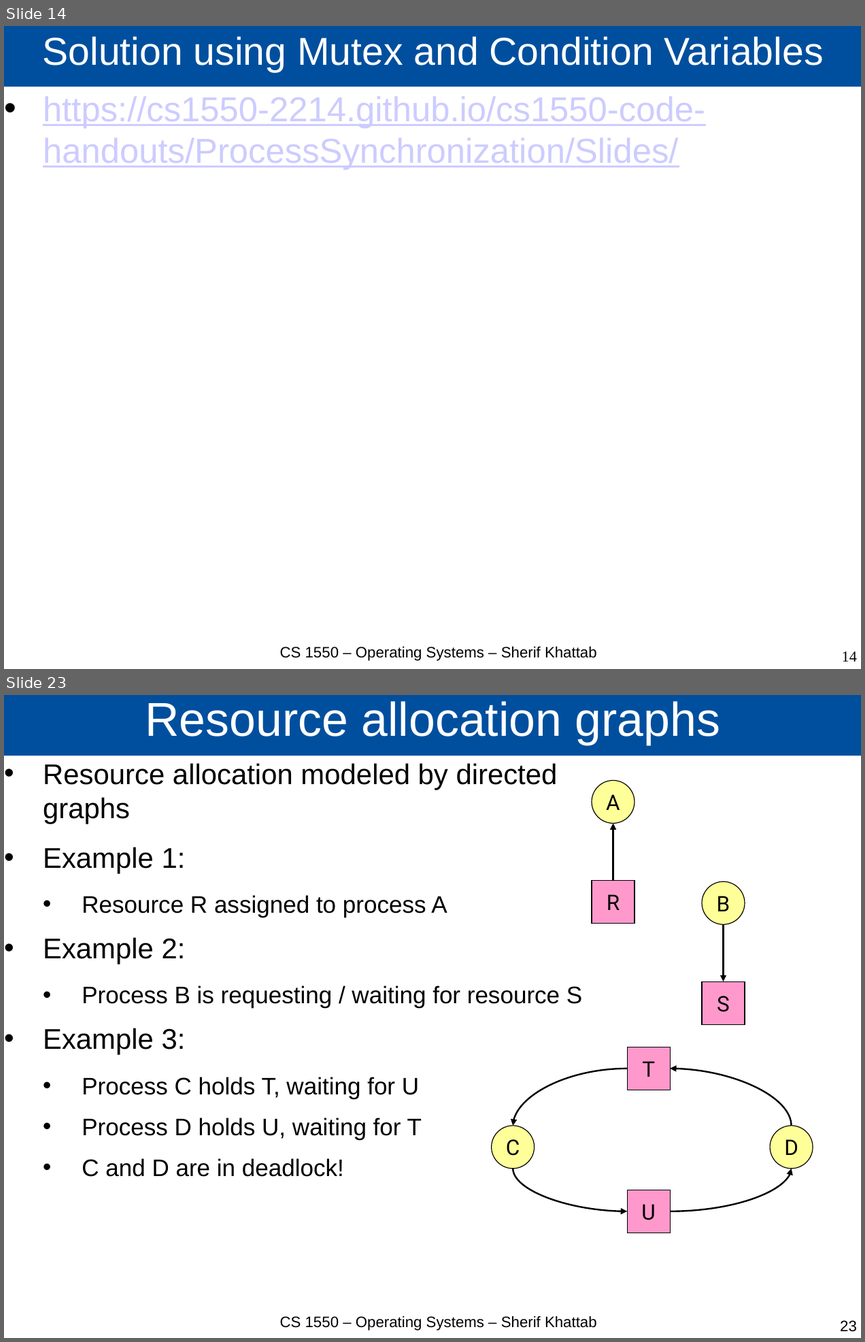
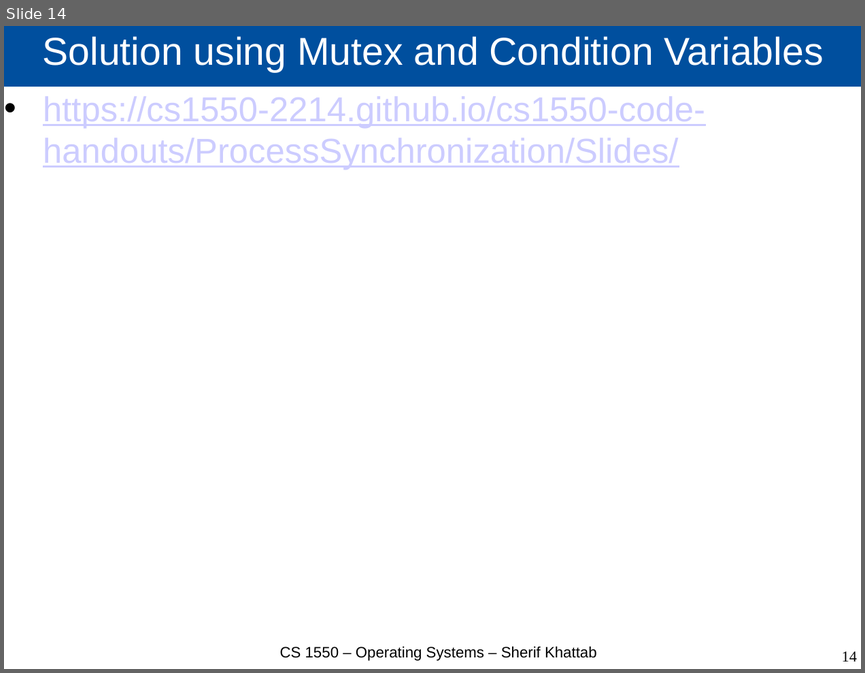
Before and after one commit to cs1550-2244/cs1550-code-handouts, a slide deck: DraftSlides/Lecture8.pptx. Shown one above the other, each under a label of ours: slides 14 and 23 before the commit, slide 14 after it; the slides between them are not shown. The pictures are 865x1342 and 865x673 pixels, drawn with LibreOffice and Linux fonts; fonts in the diff are those of the drawing. Boxes give left, top, right and bottom in pixels: in the first picture for what was removed or moved away, otherwise in the second. Text is boxed around its words. In the diff, an @@ line names an element or a change of style, - is before the commit and + after.

```diff
--- a/DraftSlides/Lecture8.pptx
+++ b/DraftSlides/Lecture8.pptx
@@ slide 23 removed at <box>4,695,861,1338</box>, background #FFFFFF @@
@@ title removed at <box>4,695,861,756</box> @@
-Resource allocation graphs
@@ text removed at <box>43,763,582,1176</box> @@
-• Resource allocation modeled by directed graphs
-• Example 1:
-  • Resource R assigned to process A
-• Example 2:
-  • Process B is requesting / waiting for resource S
-• Example 3:
-  • Process C holds T, waiting for U
-  • Process D holds U, waiting for T
-  • C and D are in deadlock!
@@ ellipse removed at <box>592,781,634,824</box> @@
-A
@@ arrow removed from (613, 880) to (613, 824) @@
@@ rectangle removed at <box>592,880,634,923</box> @@
-R
@@ ellipse removed at <box>702,881,745,924</box> @@
-B
@@ arrow removed from (723, 924) to (723, 982) @@
@@ rectangle removed at <box>702,982,745,1025</box> @@
-S
@@ rectangle removed at <box>628,1047,670,1090</box> @@
-T
@@ curved arrow removed from (628, 1068) to (513, 1125) @@
@@ curved arrow removed from (791, 1125) to (670, 1068) @@
@@ ellipse removed at <box>492,1125,534,1168</box> @@
-C
@@ ellipse removed at <box>770,1125,813,1168</box> @@
-D
@@ curved arrow removed from (513, 1168) to (628, 1211) @@
@@ curved arrow removed from (670, 1211) to (791, 1168) @@
@@ rectangle removed at <box>628,1189,670,1232</box> @@
-U
@@ text removed at <box>280,1316,597,1330</box> @@
-CS 1550 – Operating Systems – Sherif Khattab
@@ page number removed at <box>840,1320,857,1331</box> @@
-23
```
Also in this commit, not shown: 1 slide changed, 12 other slides removed, 3 other files.
